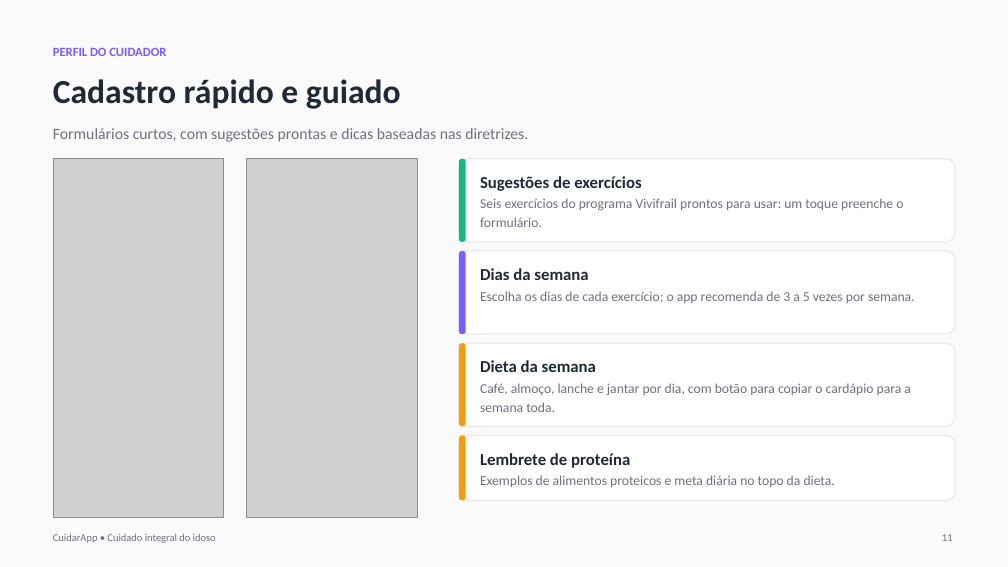
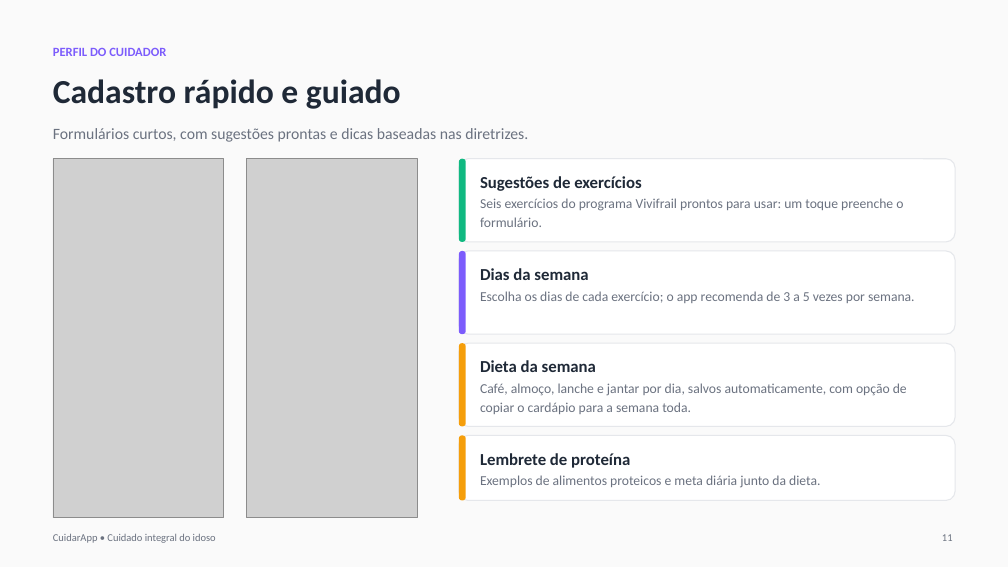
Before and after one commit to InBradleydesign/1-Download-and-Export, a slide deck: slide 11 of CuidarApp/docs/apresentacao/CuidarApp_Apresentacao.pptx. Drawn at 1008x567 pixels with LibreOffice and Linux fonts; fonts in the diff are those of the drawing; grey boxes stand for pictures. Boxes give left, top, right and bottom in pixels: in the first picture for what was removed or moved away, otherwise in the second. Text is boxed around its words. In the diff, an @@ line names an element or a change of style, - is before the commit and + after.

```diff
--- a/CuidarApp/docs/apresentacao/CuidarApp_Apresentacao.pptx
+++ b/CuidarApp/docs/apresentacao/CuidarApp_Apresentacao.pptx
@@ text at (480,383,907,414): text changed @@
-Café, almoço, lanche e jantar por dia, com botão para copiar o cardápio para a semana toda.
+Café, almoço, lanche e jantar por dia, salvos automaticamente, com opção de copiar o cardápio para a semana toda.
@@ text at (480,475,820,488): text changed @@
-Exemplos de alimentos proteicos e meta diária no topo da dieta.
+Exemplos de alimentos proteicos e meta diária junto da dieta.
```
Also in this commit, not shown: 5 other slides changed, 25 other files.
